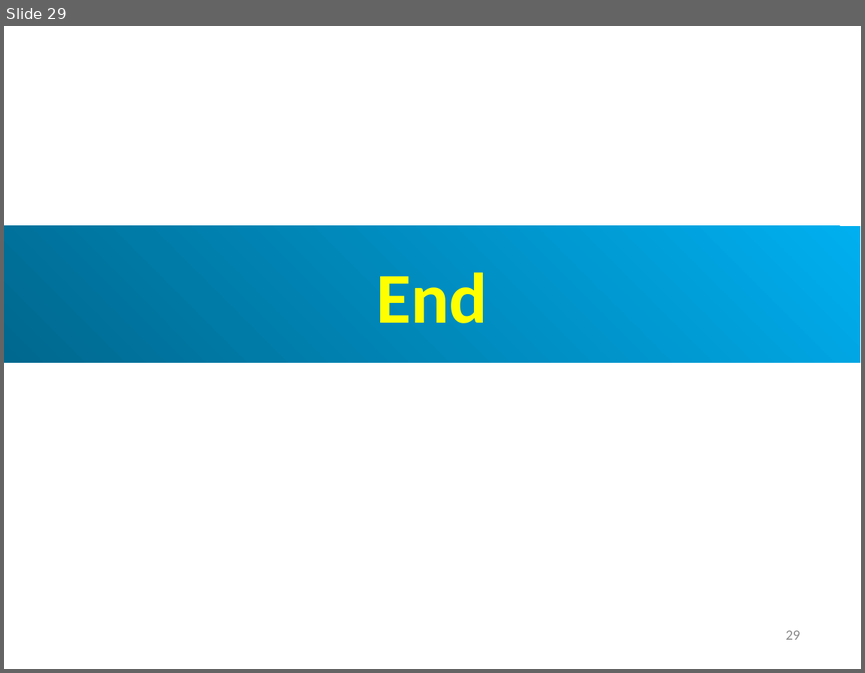
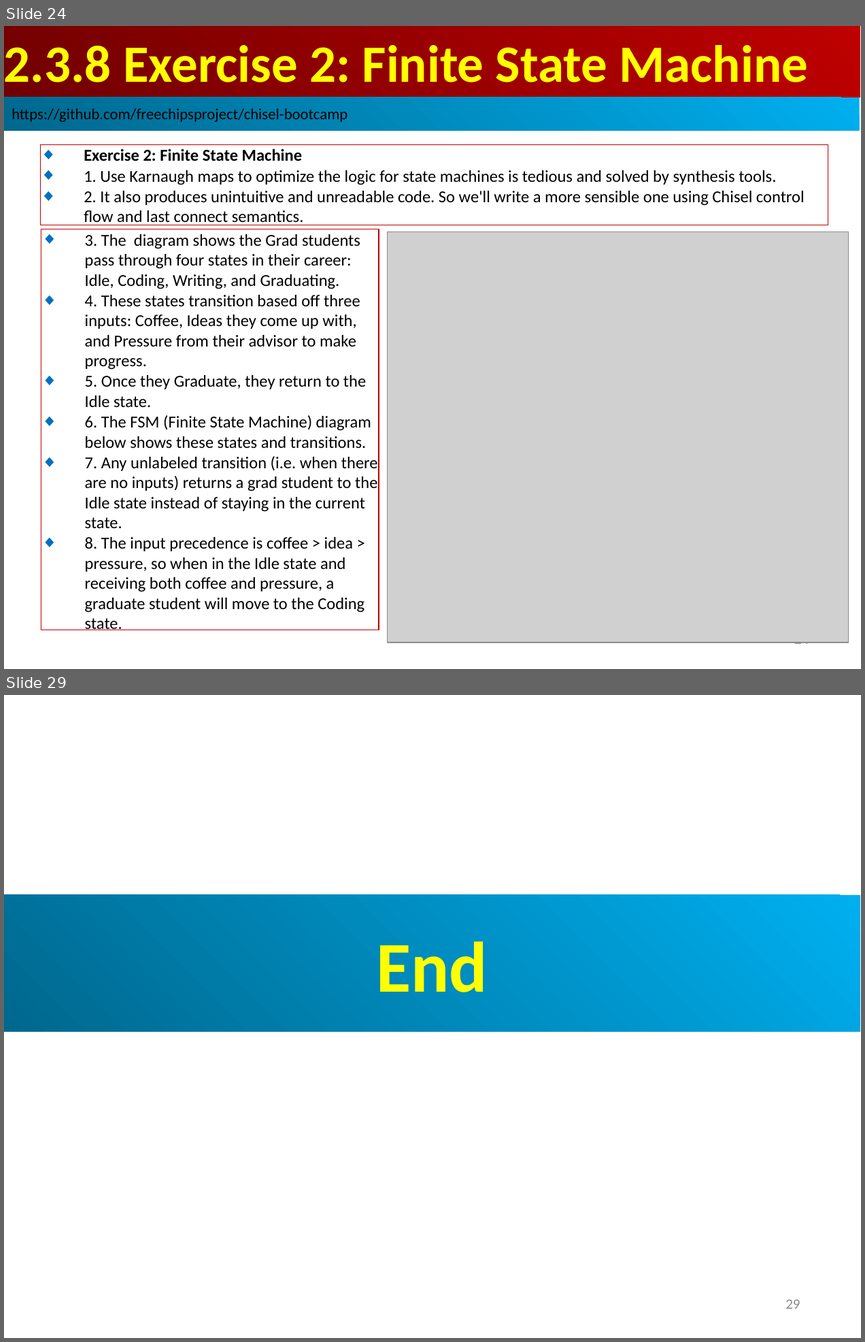
Before and after one commit to peterhchen/AIU_CS800_Chisel, a slide deck: 300_UCB_BC/002.3_Control_Flow/000_Video/002.3_Control_Flow.ppt. Shown one above the other, each under a label of ours: slide 29 before the commit, slides 24 and 29 after it; the slides between them are not shown. The pictures are 865x673 and 865x1342 pixels, drawn with LibreOffice and Linux fonts; fonts in the diff are those of the drawing; grey boxes stand for pictures. Boxes give left, top, right and bottom in pixels: in the first picture for what was removed or moved away, otherwise in the second. Text is boxed around its words. In the diff, an @@ line names an element or a change of style, - is before the commit and + after.

```diff
--- a/300_UCB_BC/002.3_Control_Flow/000_Video/002.3_Control_Flow.ppt
+++ b/300_UCB_BC/002.3_Control_Flow/000_Video/002.3_Control_Flow.ppt
@@ slide 24 added at box(4, 26, 861, 669), background #FFFFFF @@
@@ rectangle added at box(4, 26, 860, 97), fill gradient #BF0000 to #710000, 44 pt, text #FFFF00, bold @@
+2.3.8 Exercise 2: Finite State Machine
@@ rectangle added at box(4, 97, 859, 131), fill gradient #00AFEF to #00688E, 13 pt, text #000000 @@
+https://github.com/freechipsproject/chisel-bootcamp
@@ rectangle added at box(40, 144, 827, 225), outline #C00000 0.74 pt, 14 pt, text #000000 @@
+◆ Exercise 2: Finite State Machine
+◆ 1. Use Karnaugh maps to optimize the logic for state machines is tedious and solved by synthesis tools.
+◆ 2. It also produces unintuitive and unreadable code. So we'll write a more sensible one using Chisel control flow and last connect semantics.
@@ rectangle added at box(41, 229, 379, 629), outline #C00000 0.74 pt, 14 pt, text #000000 @@
+◆ 3. The diagram shows the Grad students pass through four states in their career: Idle, Coding, Writing, and Graduating.
+◆ 4. These states transition based off three inputs: Coffee, Ideas they come up with, and Pressure from their advisor to make progress.
+◆ 5. Once they Graduate, they return to the Idle state.
+◆ 6. The FSM (Finite State Machine) diagram below shows these states and transitions.
+◆ 7. Any unlabeled transition (i.e. when there are no inputs) returns a grad student to the Idle state instead of staying in the current state.
+◆ 8. The input precedence is coffee > idea > pressure, so when in the Idle state and receiving both coffee and pressure, a graduate student will move to the Coding state.
@@ picture added at box(387, 231, 848, 642) @@
@@ page number added at box(794, 641, 808, 648), 12 pt, text #8B8B8B @@
+24
```
Also in this commit, not shown: 8 slides changed, 16 other slides added, 17 slides removed.
